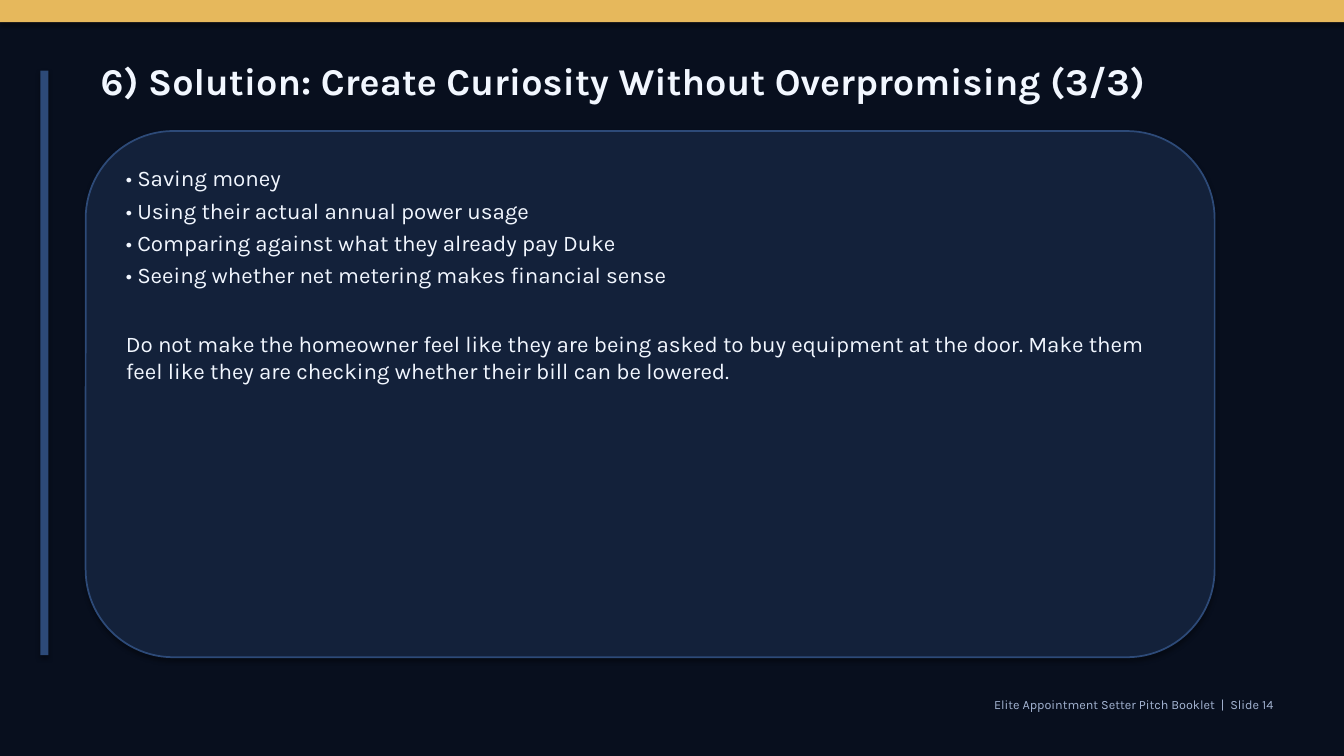
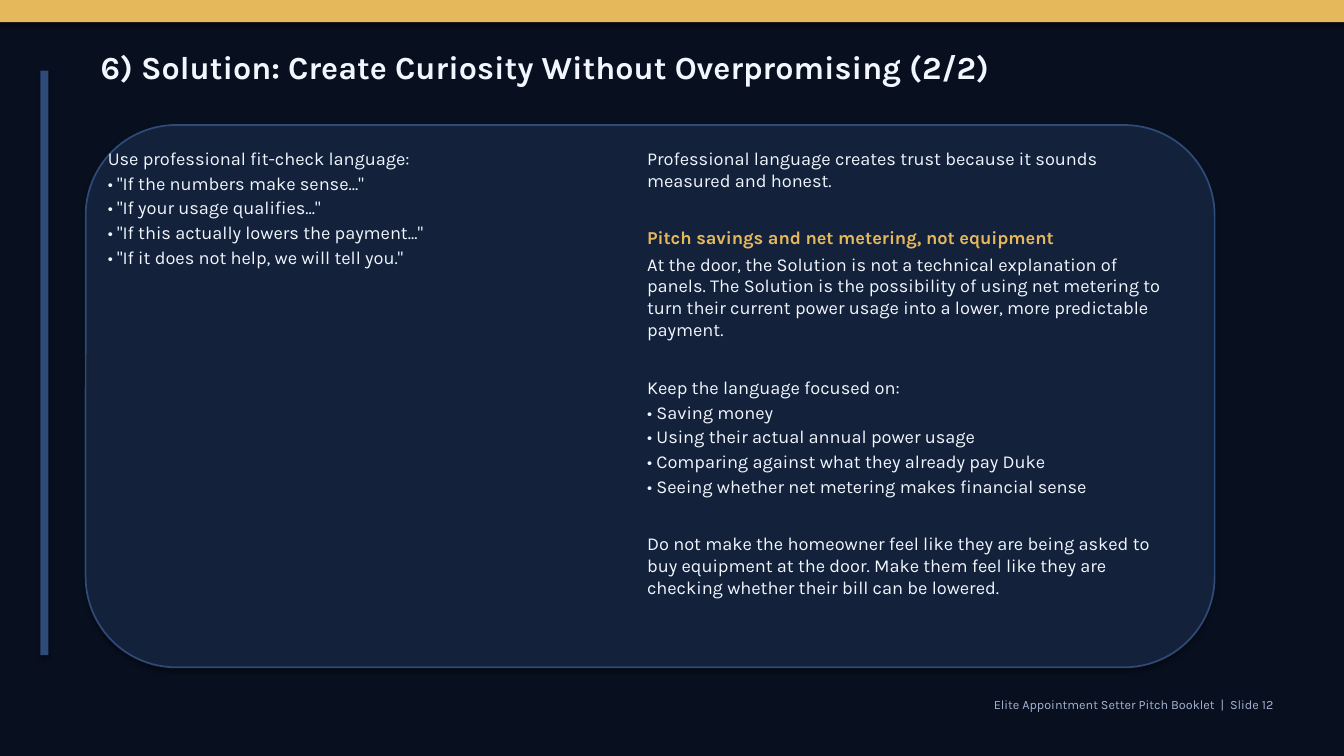
Before and after one commit to rvargas112902-ship-it/Solar-project, a slide deck: slide 12 of deliverables/APPOINTMENT_SETTER_HANDBOOK_ELITE_DECK.pptx (slide 14 before the commit). Drawn at 1344x756 pixels with LibreOffice and Linux fonts; fonts in the diff are those of the drawing. Boxes give left, top, right and bottom in pixels: in the first picture for what was removed or moved away, otherwise in the second. Text is boxed around its words. In the diff, an @@ line names an element or a change of style, - is before the commit and + after.

```diff
--- a/deliverables/APPOINTMENT_SETTER_HANDBOOK_ELITE_DECK.pptx
+++ b/deliverables/APPOINTMENT_SETTER_HANDBOOK_ELITE_DECK.pptx
@@ text at (101,55,989,87): text changed; size 27 to 23 pt @@
-6) Solution: Create Curiosity Without Overpromising (3/3)
+6) Solution: Create Curiosity Without Overpromising (2/2)
@@ rounded rectangle: place and size @@
-rounded rectangle at (86,131,1215,657)
+rounded rectangle at (86,125,1215,667)
@@ text added at (108,149,423,269), 13 pt, text #F2F7FF @@
+Use professional fit-check language:
+• "If the numbers make sense..."
+• "If your usage qualifies..."
+• "If this actually lowers the payment..."
+• "If it does not help, we will tell you."
@@ text "Professional language creates trust because ...": place and size @@
-text "Professional language creates trust because ..." at (126,170,1143,385)
+text "Professional language creates trust because ..." at (647,152,1160,599)
@@ text at (647,152,1160,399): paragraphs added @@
+Professional language creates trust because it sounds measured and honest.
+Pitch savings and net metering, not equipment
+At the door, the Solution is not a technical explanation of panels. The Solution is the possibility of using net metering to turn their current power usage into a lower, more predictable payment.
+Keep the language focused on:
@@ text at (647,406,1150,599): size 16 to 13 pt in "• Saving money", "• Using their actual annual power usage", "• Comparing against what they already pay ...", "• Seeing whether net metering makes financial ..." and 1 more places; less space between paragraphs @@
@@ text at (994,700,1273,712): text changed @@
-Elite Appointment Setter Pitch Booklet | Slide 14
+Elite Appointment Setter Pitch Booklet | Slide 12
```
Also in this commit, not shown: 72 other slides changed, 1 slide added, 4 slides removed, 2 other files.
